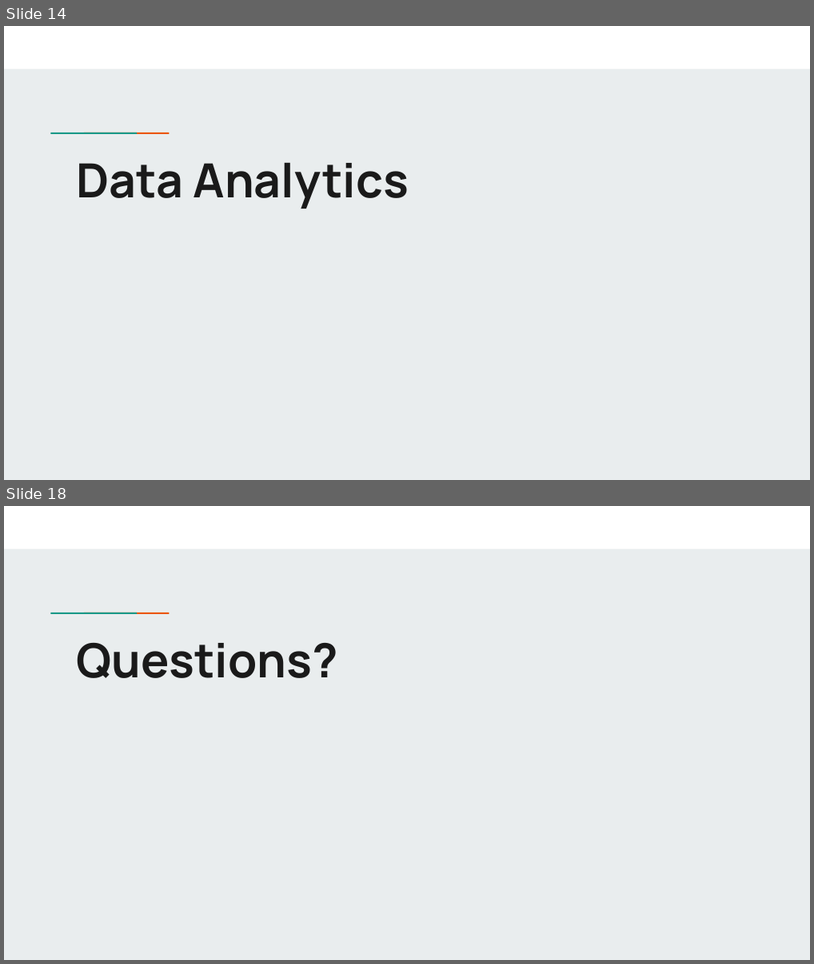
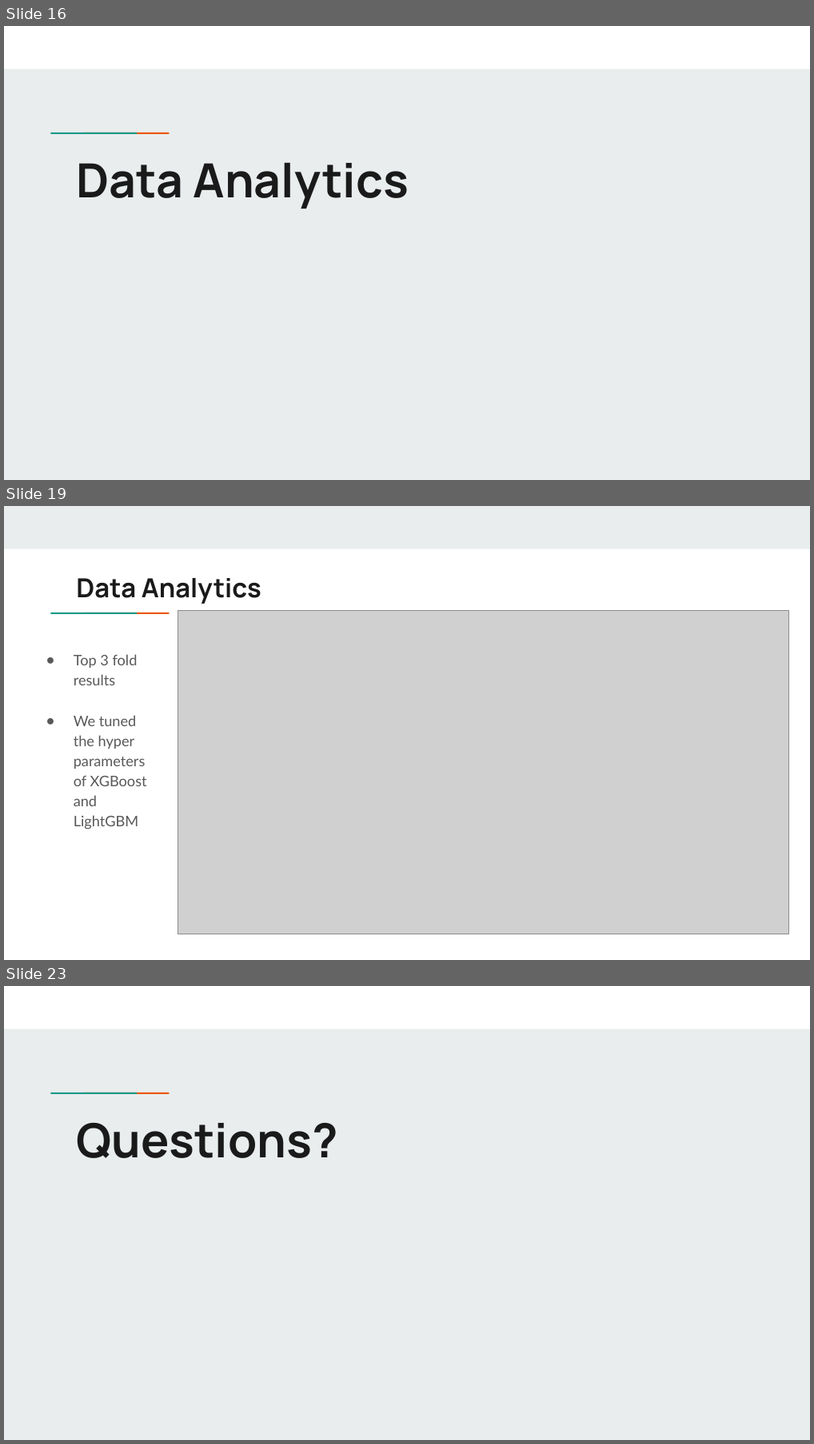
Before and after one commit to dmatlock96/Intro_Data_Science_Final_Project, a slide deck: COMP 494 Example Final Project Presentation.pptx. Shown one above the other, each under a label of ours: slides 14 and 18 before the commit, slides 16, 19 and 23 after it; the slides between them are not shown. The pictures are 814x964 and 814x1444 pixels, drawn with LibreOffice and Linux fonts; fonts in the diff are those of the drawing; grey boxes stand for pictures. Boxes give left, top, right and bottom in pixels: in the first picture for what was removed or moved away, otherwise in the second. Text is boxed around its words. In the diff, an @@ line names an element or a change of style, - is before the commit and + after.

```diff
--- a/COMP 494 Example Final Project Presentation.pptx
+++ b/COMP 494 Example Final Project Presentation.pptx
@@ slide 19 added at box(4, 506, 810, 960), background #FFFFFF; not listed: 2 template elements that a slide beside it also shows @@
@@ rectangle added at box(4, 506, 810, 548), fill #E9EDEE @@
@@ title added at box(76, 578, 262, 604), 23.4 pt, text #1A1A1A, bold @@
+Data Analytics
@@ picture added at box(178, 611, 790, 934) @@
@@ text added at box(74, 654, 147, 829), 13 pt, text #595959 @@
+● Top 3 fold results
+● We tuned the hyper parameters of XGBoost and LightGBM
@@ what was slide 14 is now slide 16 @@
@@ what was slide 18 is now slide 23 @@
```
Also in this commit, not shown: 4 slides changed, 5 other slides added, 1 slide removed, 2 other files.
